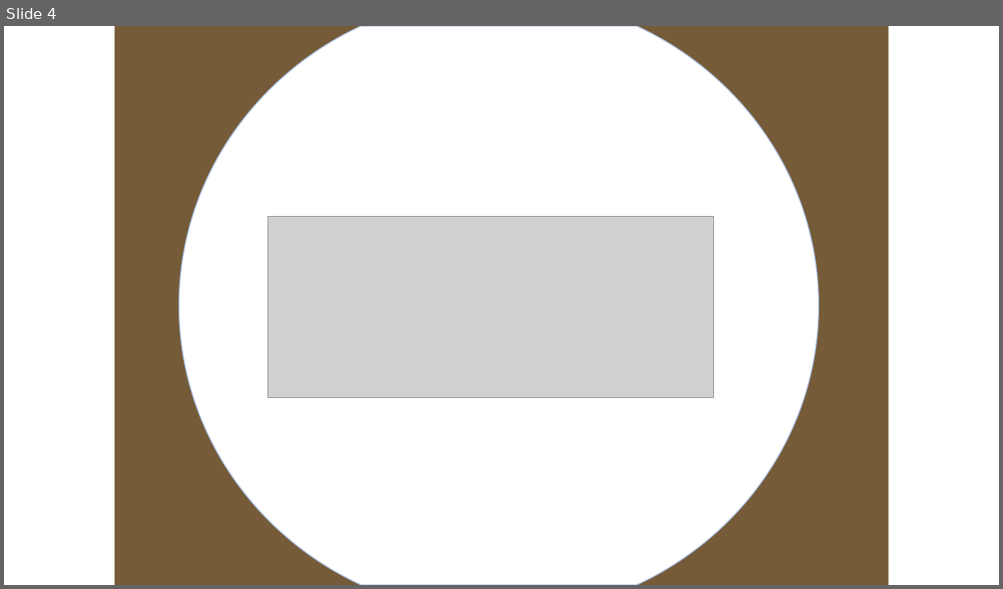
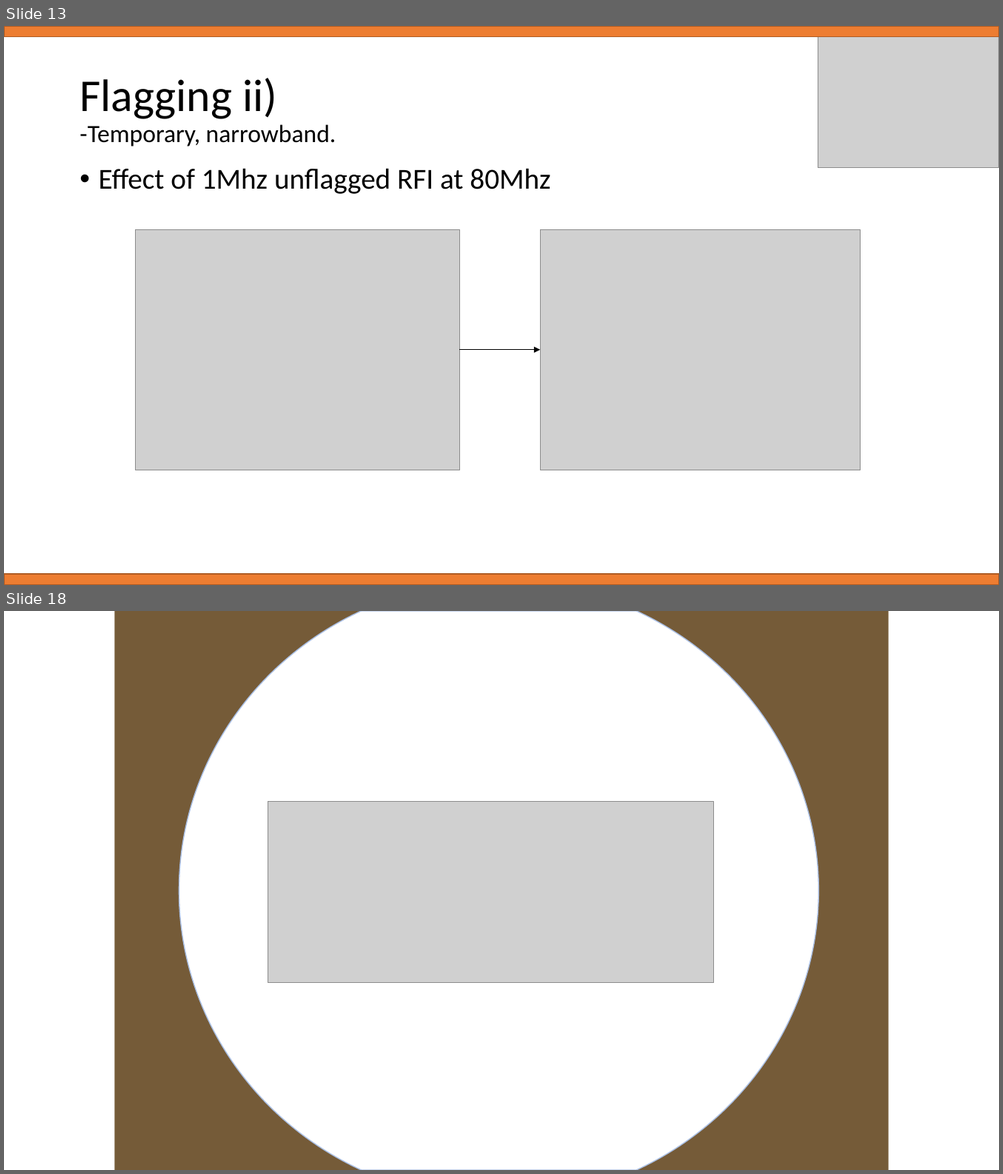
Before and after one commit to samleeney/Talks, a slide deck: RFI Management in the REACH Pipeline - REACH Conference 04-22.pptx. Shown one above the other, each under a label of ours: slide 4 before the commit, slides 13 and 18 after it; the slides between them are not shown. The pictures are 1003x589 and 1003x1174 pixels, drawn with LibreOffice and Linux fonts; fonts in the diff are those of the drawing; grey boxes stand for pictures; background and template pictures are left out. Boxes give left, top, right and bottom in pixels: in the first picture for what was removed or moved away, otherwise in the second. Text is boxed around its words. In the diff, an @@ line names an element or a change of style, - is before the commit and + after.

```diff
--- a/RFI Management in the REACH Pipeline - REACH Conference 04-22.pptx
+++ b/RFI Management in the REACH Pipeline - REACH Conference 04-22.pptx
@@ slide 13 added at [4,26,999,585], background #FFFFFF @@
@@ rectangle added at [4,26,999,37], fill #ED7D31, outline #AF5C24 1 pt @@
@@ picture added at [818,26,999,168] @@
@@ title added at [79,78,336,147], 24 pt, text #000000 @@
+Flagging ii)
+-Temporary, narrowband.
@@ text added at [99,168,550,194], 28 pt, text #000000 @@
+• Effect of 1Mhz unflagged RFI at 80Mhz
@@ picture added at [135,230,459,471] @@
@@ picture added at [540,230,859,471] @@
@@ arrow added from (459, 350) to (540, 350), #000000 0.5 pt @@
@@ rectangle added at [4,574,999,585], fill #ED7D31, outline #AF5C24 1 pt @@
@@ what was slide 4 is now slide 18 @@
```
Also in this commit, not shown: 2 slides changed, 13 other slides added.
